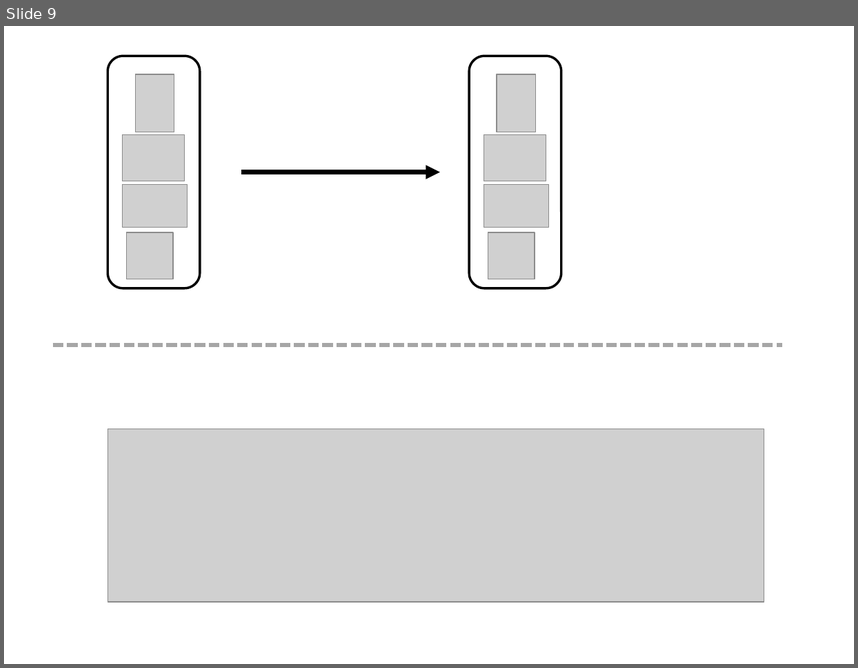
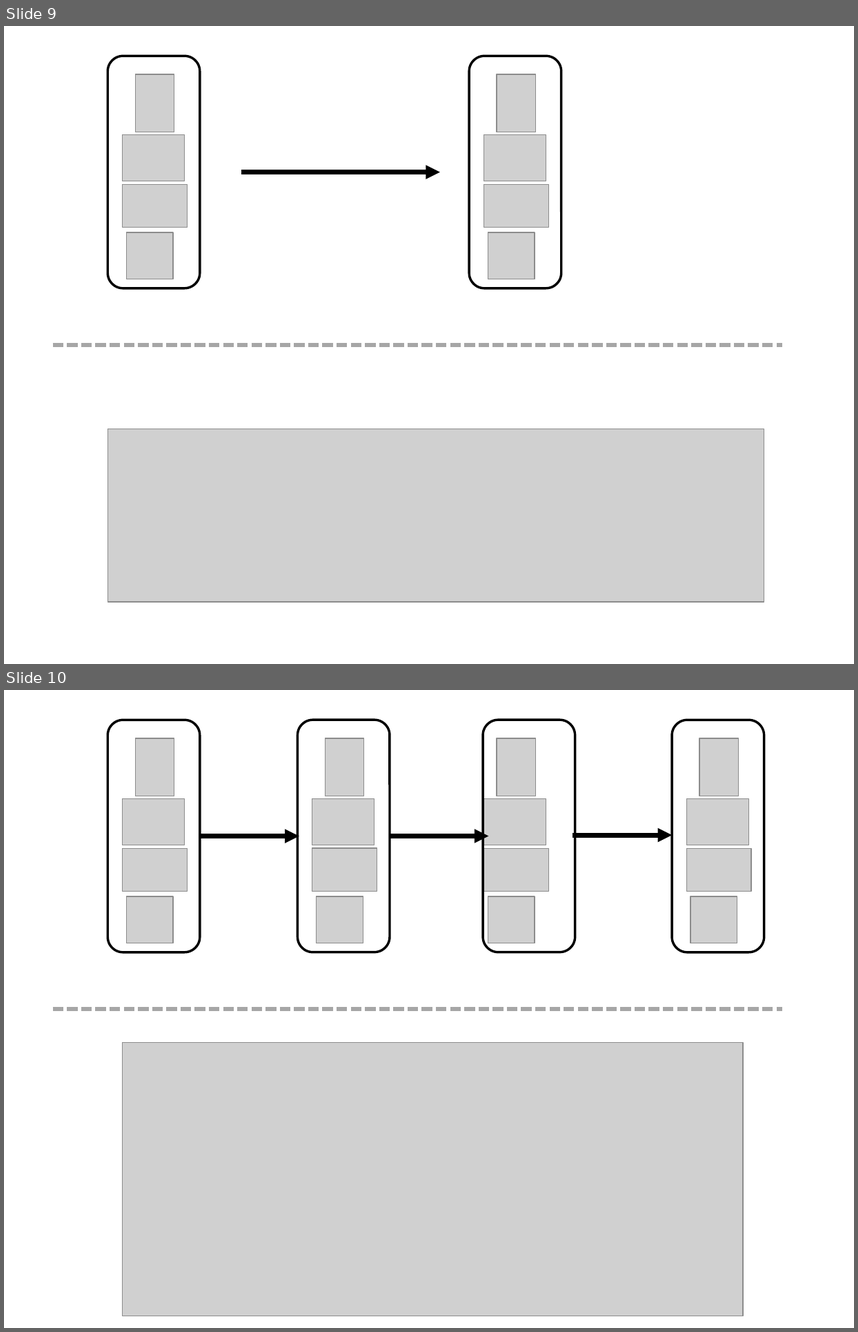
Before and after one commit to fdabl/bayes_workshop, a slide deck: cambridge/slides/img/des_flu_md.pptx. Shown one above the other, each under a label of ours: slide 9 before the commit, slides 9 and 10 after it. The pictures are 858x668 and 858x1332 pixels, drawn with LibreOffice and Linux fonts; fonts in the diff are those of the drawing; grey boxes stand for pictures. Boxes give left, top, right and bottom in pixels: in the first picture for what was removed or moved away, otherwise in the second. Text is boxed around its words. In the diff, an @@ line names an element or a change of style, - is before the commit and + after.

Commit message:
update slides

```diff
--- a/cambridge/slides/img/des_flu_md.pptx
+++ b/cambridge/slides/img/des_flu_md.pptx
@@ slide 10 added at [4,690,854,1328], background #FFFFFF @@
@@ rounded rectangle added at [107,720,199,952], outline #000000 2 pt @@
@@ rounded rectangle added at [297,720,389,952], outline #000000 2 pt @@
@@ rounded rectangle added at [483,720,575,952], outline #000000 2 pt @@
@@ rounded rectangle added at [672,720,764,952], outline #000000 2 pt @@
@@ picture added at [135,738,174,796] @@
@@ picture added at [326,738,364,796] @@
@@ picture added at [497,738,536,796] @@
@@ picture added at [700,738,738,796] @@
@@ picture added at [122,799,184,845] @@
@@ picture added at [312,799,375,845] @@
@@ picture added at [484,799,546,845] @@
@@ picture added at [686,799,749,845] @@
@@ picture added at [122,848,187,891] @@
@@ arrow added from (199, 836) to (299, 836), #000000 4 pt @@
@@ picture added at [312,848,377,891] @@
@@ arrow added from (389, 836) to (488, 836), #000000 4 pt @@
@@ picture added at [484,848,548,891] @@
@@ arrow added from (573, 836) to (672, 836), #000000 4 pt @@
@@ picture added at [686,848,751,891] @@
@@ picture added at [126,896,173,943] @@
@@ picture added at [316,896,363,943] @@
@@ picture added at [488,896,535,943] @@
@@ picture added at [691,896,737,943] @@
@@ line added from (52, 1009) to (783, 1009), #A6A6A6 3 pt dashed @@
@@ picture added at [122,1042,743,1316] @@
```
Also in this commit, not shown: 1 other slide added, 5 other files.
